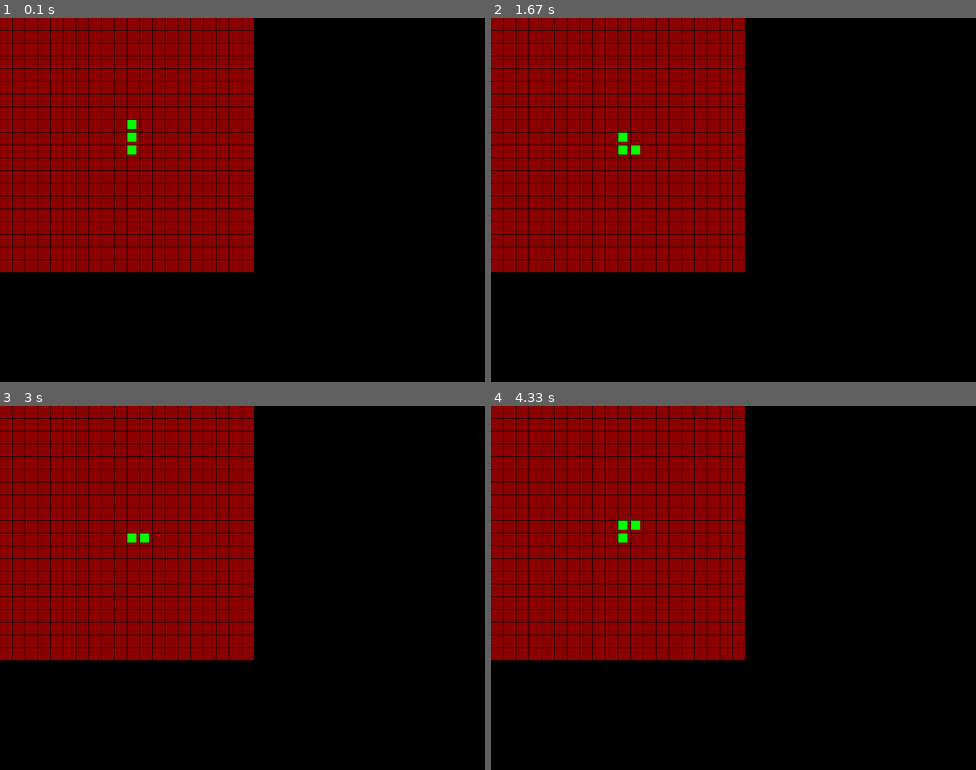
Above: before the commit, frames 1-4 (two rows, left to right).
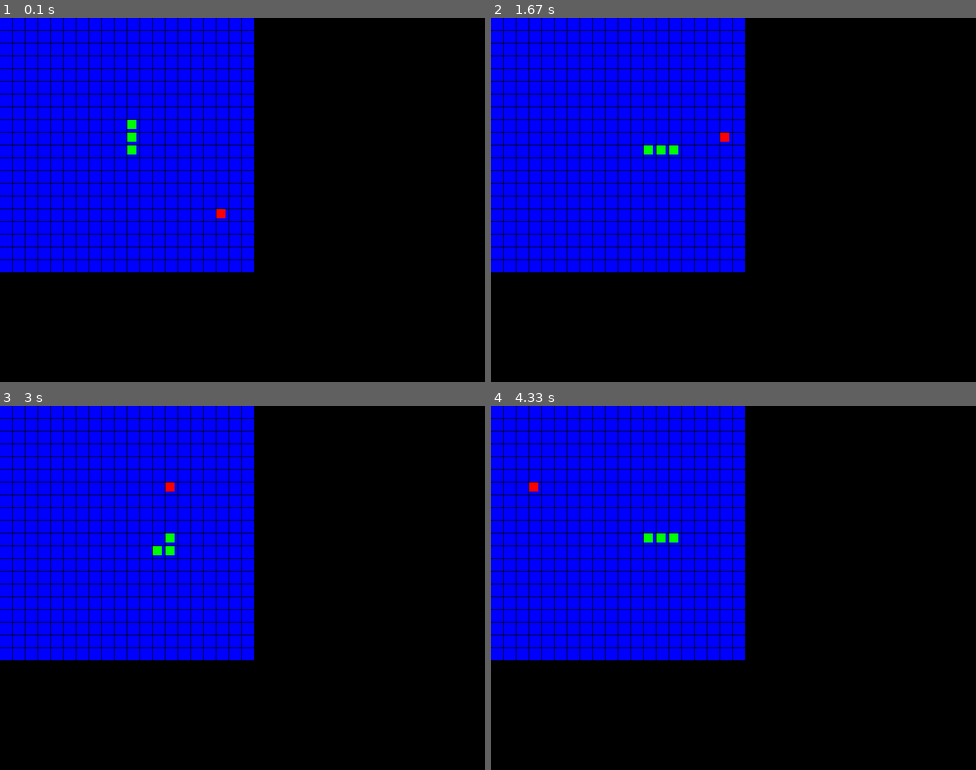
Above: after the commit, the same moments.

Repository: albert-polak/pygame-snake
Game: pygame game, started from main.py
Same seed, same stepped clock (60 frames per second), same inputs: the game is played once before the commit and once after it.
Inputs:
- Up to frame 1 (0.1 s): no input
- Up to frame 2 (1.67 s): hold Right 0.33-0.8 s
- Up to frame 3 (3 s): hold Left 1.67-2.2 s; hold Down 2.23-2.53 s; hold Left 2.57-2.97 s
- Up to frame 4 (4.33 s): hold Up 3-3.37 s; hold Right 3.4-4.03 s; hold Down from 4.07 s (still down)

The runs differ from the first frame. In frame 1, 33% of the frame differs, in the area x 0-53%, y 0-70%; in frame 2, 33%; in frame 3, 33%; in frame 4, 33%.

Commit message:
Added apple generation

Diff:
--- a/main.py
+++ b/main.py
@@ -1,14 +1,15 @@
 import numpy
 import pygame
 from sys import exit
+import random
 
 class Snake:
     def __init__(self):
         self.elements = [(10, 10), (10, 9), (10, 8)]
         self.snake_block_size = 15
         self.snake_colour = 'green'
-        self.direction = 'UP'
-        self.velocity = 10
+        self.direction = 'DOWN'
+        self.velocity = 400
 
     def update_snake_pos(self):
         previous_pos = self.elements[0]
@@ -36,6 +37,21 @@
 
 
 
+class Apple(Snake):
+    def __init__(self, grid_size):
+        Snake.__init__(self)
+        self.apple_pos = None
+        self.apple_colour = 'red'
+        self.grid_size = grid_size
+        self.add_apple()
+
+    def add_apple(self):
+        position = (random.randint(0, self.grid_size[0]-1), random.randint(0, self.grid_size[1]-1))
+        while any(position[:]) == position:
+            position = (random.randint(0, self.grid_size[0]-1), random.randint(0, self.grid_size[1]-1))
+        self.apple_pos = position
+
+
 class Game:
     def __init__(self):
         self._running = True
@@ -43,7 +59,9 @@
         self.size = self.width, self.height = 800, 600
         self.clock = pygame.time.Clock()
 
-        self.espace_colour = 'darkred'
+        self.grid_size = (20, 20)
+
+        self.espace_colour = 'blue'
         self.espace_size = 20
         self.espace_dist = 1
 
@@ -51,7 +69,7 @@
 
         self.snake = Snake()
 
-        self.grid_size = (20, 20)
+        self.apple = Apple(self.grid_size)
 
     def draw_map(self):
         for x in range(self.grid_size[0]):
@@ -69,19 +87,24 @@
             rect = pygame.Rect(x * (self.espace_size + self.espace_dist), y * (self.espace_size + self.espace_dist), self.snake.snake_block_size, self.snake.snake_block_size)
             pygame.draw.rect(self.screen, self.snake.snake_colour, rect)
 
+    def draw_apple(self):
+        x, y = self.apple.apple_pos
+        rect = pygame.Rect(x * (self.espace_size + self.espace_dist), y * (self.espace_size + self.espace_dist), self.snake.snake_block_size, self.snake.snake_block_size)
+        pygame.draw.rect(self.screen, self.apple.apple_colour, rect)
+
 
     def on_loop(self):
         pygame.display.update()
         self.draw_map()
         self.draw_snake()
-
+        self.draw_apple()
         self.clock.tick(60)
 
     def on_init(self):
         pygame.init()
         self.screen = pygame.display.set_mode((self.size[0], self.size[1]))
         pygame.display.set_caption(self.game_name)
-        pygame.time.set_timer(self.SCREEN_UPDATE, 1000)
+        pygame.time.set_timer(self.SCREEN_UPDATE, self.snake.velocity)
         self._running = True
         if self.screen:
             return True
@@ -93,6 +116,7 @@
             self._running = False
         if event.type == self.SCREEN_UPDATE:
             self.snake.update_snake_pos()
+            self.apple.add_apple()
         if event.type == pygame.KEYDOWN:
             if event.key == pygame.K_LEFT:
                 self.snake.direction = 'LEFT'
@@ -120,5 +144,6 @@
         self.on_quit()
 
 
+
 game = Game()
 game.on_start()
